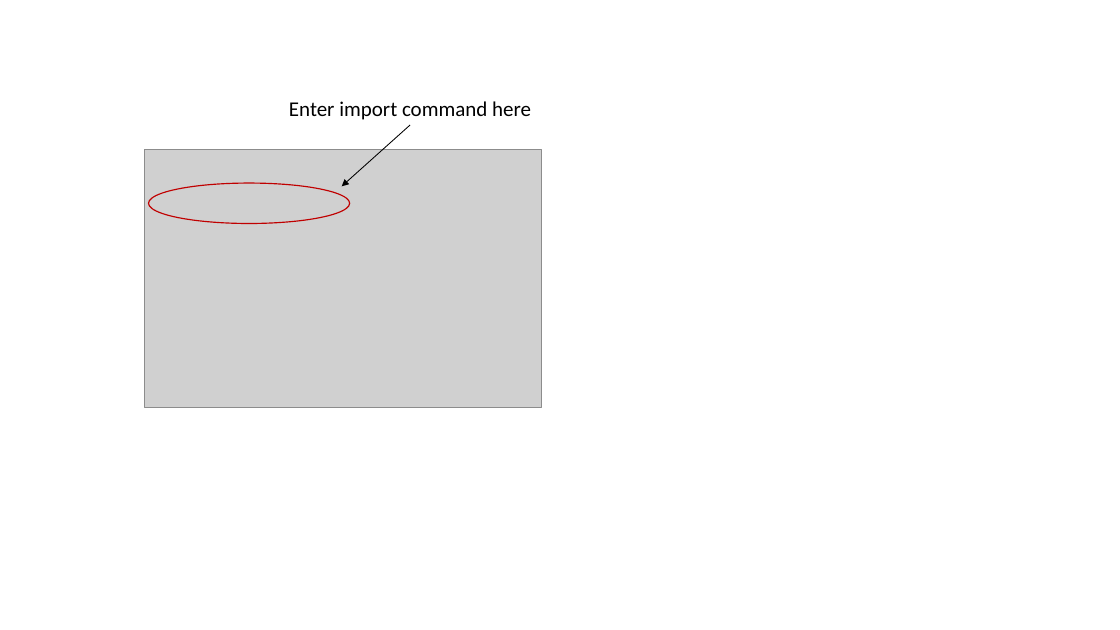
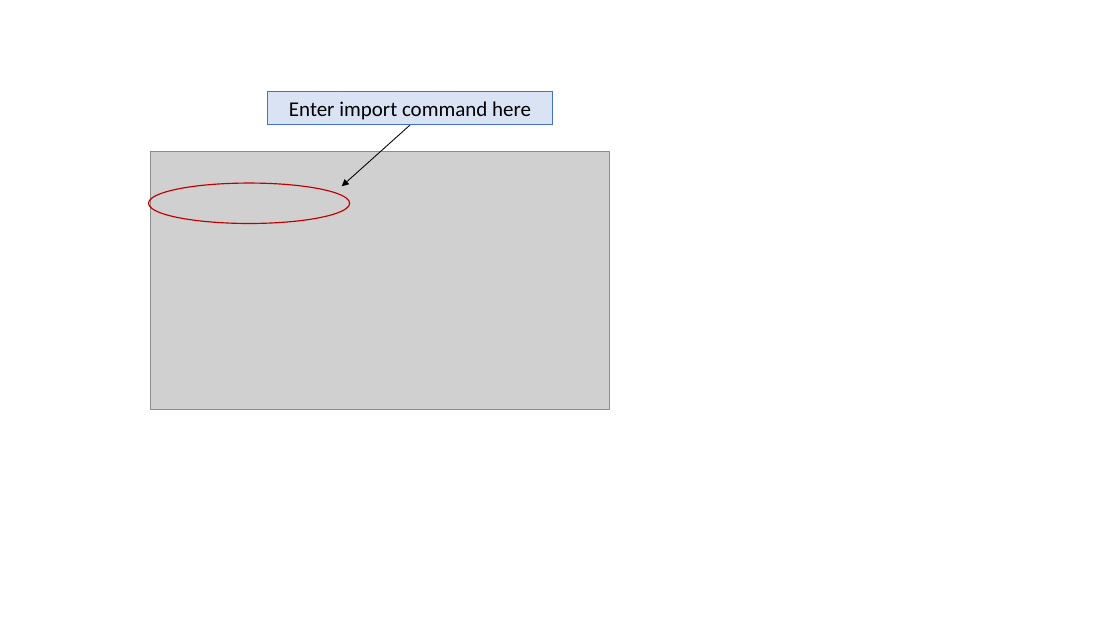
Before and after one commit to shaniceabigail/3VIA, a slide deck: slide 2 of docs/figures/ImportUserGuide.pptx. Drawn at 1120x630 pixels with LibreOffice and Linux fonts; fonts in the diff are those of the drawing; grey boxes stand for pictures. Boxes give left, top, right and bottom in pixels: in the first picture for what was removed or moved away, otherwise in the second. Text is boxed around its words. In the diff, an @@ line names an element or a change of style, - is before the commit and + after.

```diff
--- a/docs/figures/ImportUserGuide.pptx
+++ b/docs/figures/ImportUserGuide.pptx
@@ rectangle "Enter import command here": place and size @@
-rectangle "Enter import command here" at bbox=[289, 101, 531, 120]
+rectangle "Enter import command here" at bbox=[268, 91, 553, 124]
@@ rectangle "Enter import command here" at bbox=[268, 91, 553, 124]: fill none to #DAE3F3; outline none to #4472C4 0.75 pt @@
@@ picture: place and size @@
-picture at bbox=[145, 150, 542, 408]
+picture at bbox=[150, 151, 609, 409]
```
Also in this commit, not shown: 2 other slides changed, 4 other files.
